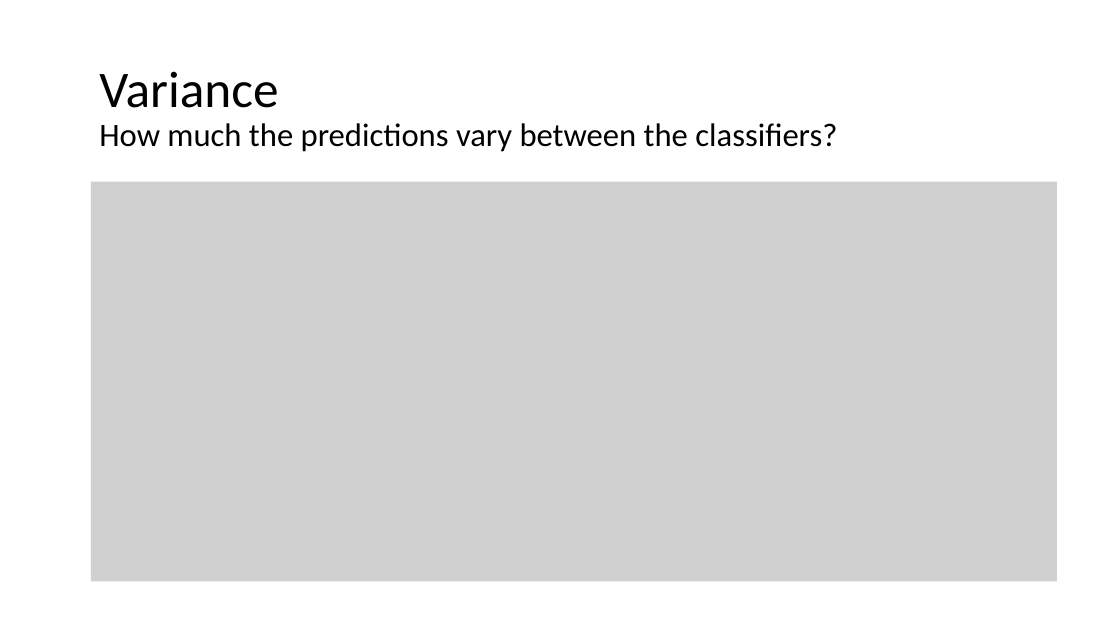
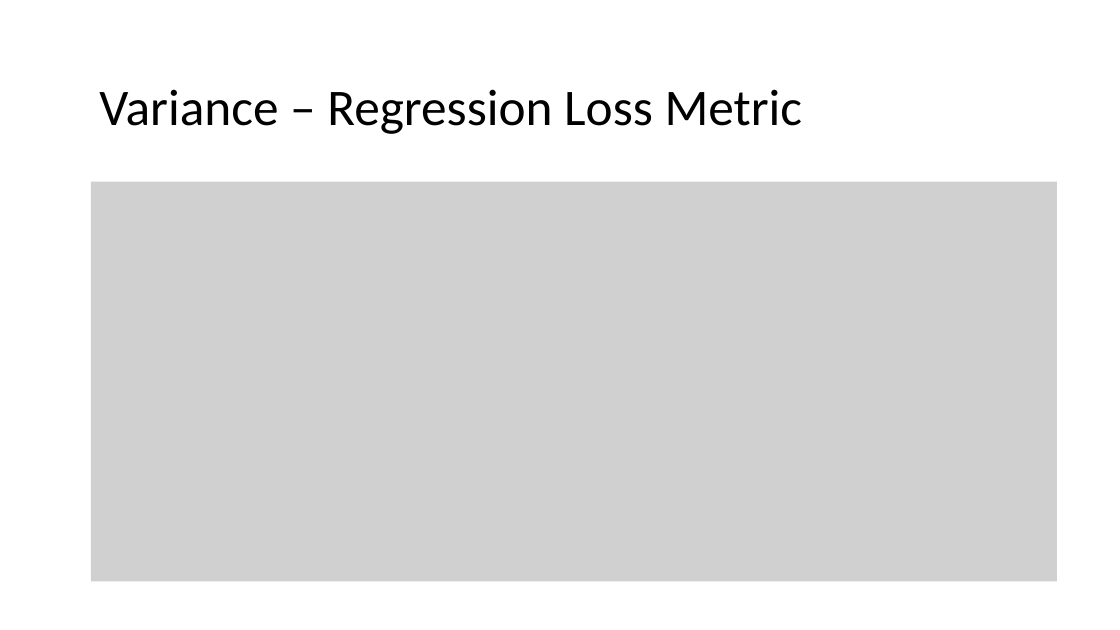
Before and after one commit to meenakshsundaram/AIML, a slide deck: slide 11 of DecisionTrees/DecisionTrees.pptx. Drawn at 1120x630 pixels with LibreOffice and Linux fonts; fonts in the diff are those of the drawing; grey boxes stand for pictures. Boxes give left, top, right and bottom in pixels: in the first picture for what was removed or moved away, otherwise in the second. Text is boxed around its words. In the diff, an @@ line names an element or a change of style, - is before the commit and + after.

```diff
--- a/DecisionTrees/DecisionTrees.pptx
+++ b/DecisionTrees/DecisionTrees.pptx
@@ text at box(99, 89, 803, 134): text changed; size 28 to 44 pt @@
-Variance
-How much the predictions vary between the classifiers?
+Variance – Regression Loss Metric
```
Also in this commit, not shown: 4 other slides changed, 3 slides added, 2 other files.
